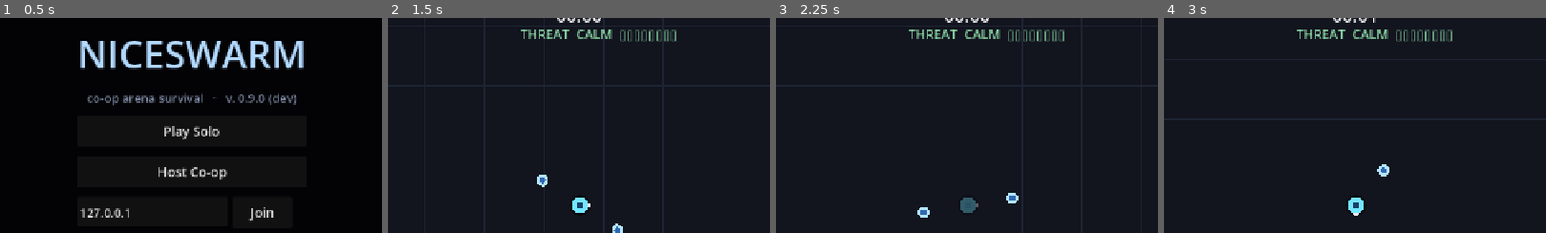
Above: before the commit, frames 1-4 (left to right).
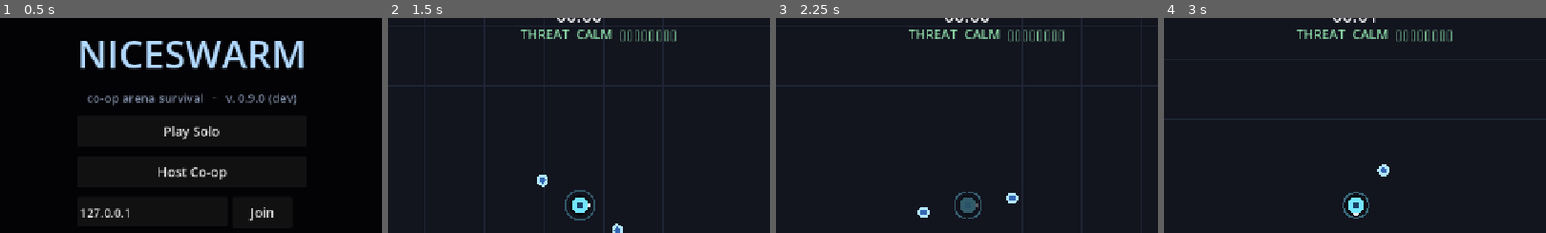
Above: after the commit, the same moments.

Repository: ICQCQ/NiceSwarm
Game: Godot game, scene res://scenes/main.tscn
Same seed, same stepped clock (60 frames per second), same inputs: the game is played once before the commit and once after it.
Inputs:
- Up to frame 1 (0.5 s): no input
- Up to frame 2 (1.5 s): click "Play Solo" at 0.5 s; click "1. Orbit Blades" at 1.25 s
- Up to frame 3 (2.25 s): tap Enter at 2 s; hold D from 2.03 s (still down); hold Shift from 2.03 s (still down)
- Up to frame 4 (3 s): tap Space at 2.27 s; release D at 2.78 s; release Shift at 2.78 s; hold S from 2.78 s (still down); tap R at 2.85 s
The pictures show only the part of the screen within x 25-75%, y 6-56%; the shares and areas given below are measured in that part.

Frame 1 is identical in both runs. In frame 2, 0.2% of the frame differs, in the area x 46-55%, y 80-95%; in frame 3, 0.1%; in frame 4, 0.2%.

Commit message:
feat: pulsing grow ring around player glyph + pin glyph/name/effect on top
- Adds an expanding-and-fading ring in the player's colour around the glyph so a
  player pops out of a dense swarm at a glance (drawn under the body, time-driven).
- z_index 10 -> 100: the player glyph, the grow effect, and the name tag now always
  render above the whole world (swarm/projectiles/FX) for visibility.

Diff:
--- a/scripts/core/player.gd
+++ b/scripts/core/player.gd
@@ -89,7 +89,7 @@
 	circle.radius = RADIUS
 	cs.shape = circle
 	add_child(cs)
-	z_index = 10  # always render above the enemy swarm (enemies are z=0)
+	z_index = 100  # always on top of the whole world (swarm, projectiles, FX) so the glyph/effect/name stay visible
 	net_target = global_position
 
 	if is_local:
@@ -456,6 +456,11 @@
 			col = col.lightened(0.5)
 		elif invuln > 0.0 and fmod(invuln, 0.2) > 0.1:
 			col.a = 0.35
+		# pulsing "grow" ring — expands outward and fades in the player's colour, so the
+		# player pops out of a dense swarm at a glance (drawn under the body so it stays crisp)
+		var pt := fmod(Time.get_ticks_msec() * 0.0012, 1.0)
+		draw_arc(Vector2.ZERO, RADIUS + 4.0 + pt * 18.0, 0.0, TAU, 32,
+			Color(body.r, body.g, body.b, (1.0 - pt) * 0.5 * body.a), 2.5)
 		# dark backing halo: separates the bright body from the swarm on any color
 		draw_circle(Vector2.ZERO, RADIUS + 3.0, Color(0.0, 0.0, 0.0, 0.5 * col.a))
 		Player.draw_shape(self, shape_idx, RADIUS, col)
